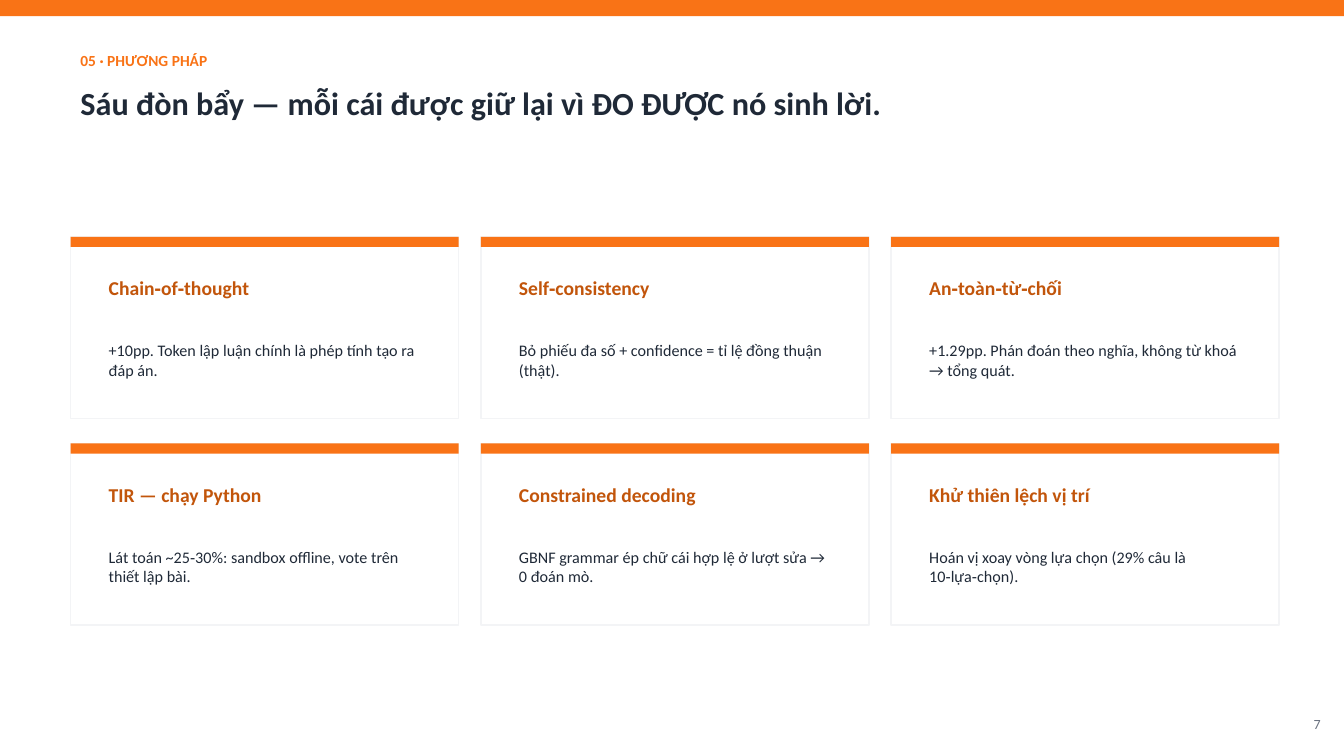
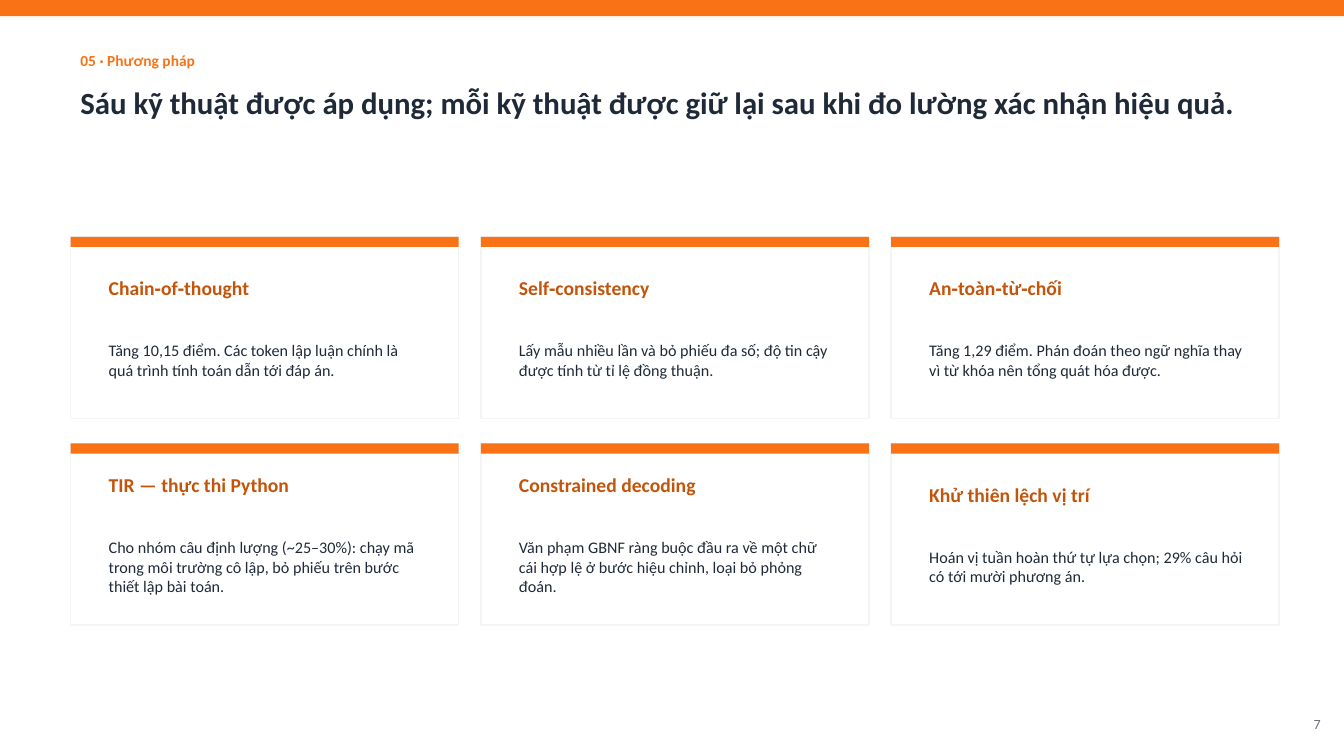
Before and after one commit to meiiie/bang_c, a slide deck: slide 7 of docs/Neko-Core-Thuyet-minh-phuong-phap.pptx. Drawn at 1344x756 pixels with LibreOffice and Linux fonts; fonts in the diff are those of the drawing. Boxes give left, top, right and bottom in pixels: in the first picture for what was removed or moved away, otherwise in the second. Text is boxed around its words. In the diff, an @@ line names an element or a change of style, - is before the commit and + after.

```diff
--- a/docs/Neko-Core-Thuyet-minh-phuong-phap.pptx
+++ b/docs/Neko-Core-Thuyet-minh-phuong-phap.pptx
@@ text at <box>80,55,194,69</box>: text changed @@
-05 · PHƯƠNG PHÁP
+05 · Phương pháp
@@ text at <box>80,88,1233,120</box>: text changed; size 23 to 22 pt @@
-Sáu đòn bẩy — mỗi cái được giữ lại vì ĐO ĐƯỢC nó sinh lời.
+Sáu kỹ thuật được áp dụng; mỗi kỹ thuật được giữ lại sau khi đo lường xác nhận hiệu quả.
@@ text at <box>109,344,398,379</box>: text changed @@
-+10pp. Token lập luận chính là phép tính tạo ra đáp án.
+Tăng 10,15 điểm. Các token lập luận chính là quá trình tính toán dẫn tới đáp án.
@@ text at <box>519,344,827,379</box>: text changed @@
-Bỏ phiếu đa số + confidence = tỉ lệ đồng thuận (thật).
+Lấy mẫu nhiều lần và bỏ phiếu đa số; độ tin cậy được tính từ tỉ lệ đồng thuận.
@@ text at <box>929,344,1242,379</box>: text changed @@
-+1.29pp. Phán đoán theo nghĩa, không từ khoá → tổng quát.
+Tăng 1,29 điểm. Phán đoán theo ngữ nghĩa thay vì từ khóa nên tổng quát hóa được.
@@ text at <box>109,478,415,595</box>: text changed @@
-TIR — chạy Python
-Lát toán ~25‑30%: sandbox offline, vote trên thiết lập bài.
+TIR — thực thi Python
+Cho nhóm câu định lượng (~25–30%): chạy mã trong môi trường cô lập, bỏ phiếu trên bước thiết lập bài toán.
@@ text at <box>519,541,817,592</box>: text changed @@
-GBNF grammar ép chữ cái hợp lệ ở lượt sửa → 0 đoán mò.
+Văn phạm GBNF ràng buộc đầu ra về một chữ cái hợp lệ ở bước hiệu chỉnh, loại bỏ phỏng đoán.
@@ text at <box>929,551,1243,585</box>: text changed @@
-Hoán vị xoay vòng lựa chọn (29% câu là 10‑lựa‑chọn).
+Hoán vị tuần hoàn thứ tự lựa chọn; 29% câu hỏi có tới mười phương án.
```
Also in this commit, not shown: 12 other slides changed, 1 other file.
